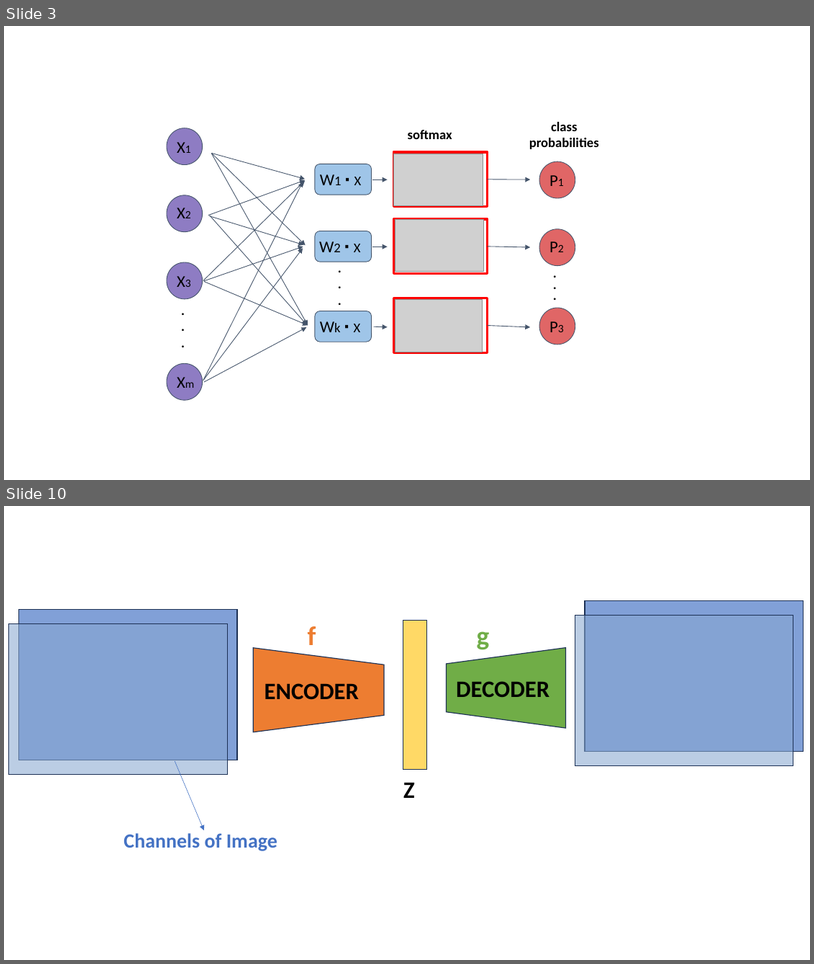
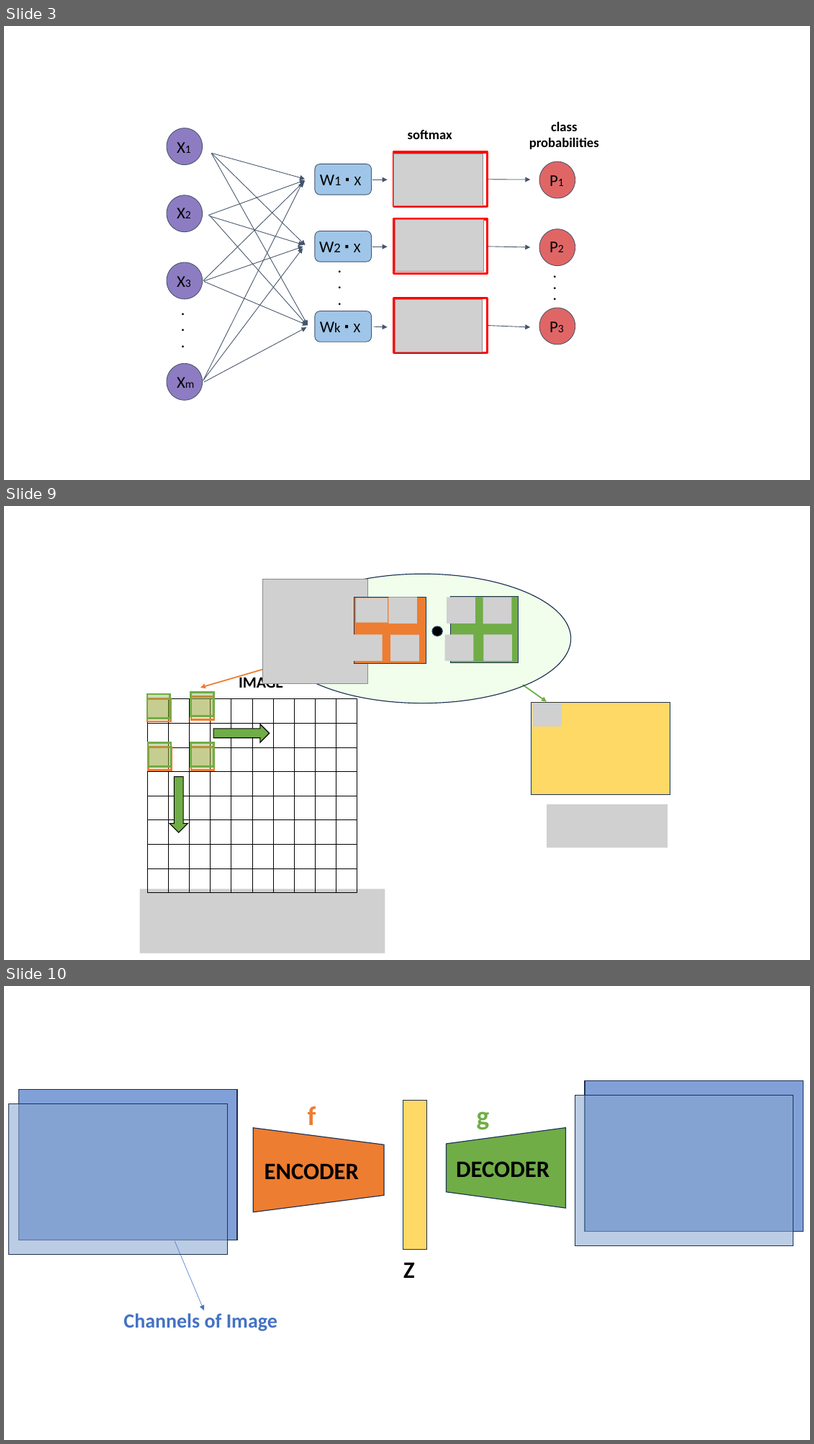
Before and after one commit to rtealwitter/deeplearning2025, a slide deck: notes/images.pptx. Shown one above the other, each under a label of ours: slides 3 and 10 before the commit, slides 3, 9 and 10 after it; the slides between them are not shown. The pictures are 814x964 and 814x1444 pixels, drawn with LibreOffice and Linux fonts; fonts in the diff are those of the drawing; grey boxes stand for pictures. Boxes give left, top, right and bottom in pixels: in the first picture for what was removed or moved away, otherwise in the second. Text is boxed around its words. In the diff, an @@ line names an element or a change of style, - is before the commit and + after.

Commit message:
forgot to add new images file

```diff
--- a/notes/images.pptx
+++ b/notes/images.pptx
@@ slide 9 added at (4,506,810,960), background #FFFFFF @@
@@ picture added at (263,579,368,684) @@
@@ ellipse added at (275,574,571,703), fill #58FC00 at 8% opacity, outline #1E3256 1 pt @@
@@ rectangle added at (354,597,426,663), fill #ED7D31, outline #1E3256 1 pt @@
@@ picture added at (356,598,388,622) @@
@@ picture added at (388,597,417,623) @@
@@ picture added at (447,597,476,623) @@
@@ rectangle added at (451,597,519,663), fill #70AD47, outline #1E3256 1 pt @@
@@ picture added at (484,597,512,624) @@
@@ picture added at (354,634,383,661) @@
@@ picture added at (391,635,419,662) @@
@@ ellipse added at (432,626,442,636), fill #000000, outline #1E3256 1 pt @@
@@ picture added at (445,634,473,661) @@
@@ picture added at (484,634,512,661) @@
@@ arrow added from (330, 650) to (201, 687), #ED7D31 1.5 pt @@
@@ text added at (239,674,283,687), 18.7 pt, text #000000, bold @@
+IMAGE
@@ table added at (147,699,359,893), 8 rows, 10 columns @@
+ |  |  |  |  |  |  |  |  | 
+ |  |  |  |  |  |  |  |  | 
+ |  |  |  |  |  |  |  |  | 
+ |  |  |  |  |  |  |  |  | 
+ |  |  |  |  |  |  |  |  | 
+ |  |  |  |  |  |  |  |  | 
+ |  |  |  |  |  |  |  |  | 
+ |  |  |  |  |  |  |  |  | 
@@ rectangle added at (147,698,170,721), fill #F7940A at 26% opacity, outline #ED7D31 2.25 pt @@
@@ rectangle added at (147,694,170,718), fill #70AD47 at 39% opacity, outline #70AD47 2.25 pt @@
@@ rectangle added at (191,697,214,720), fill #F7940A at 26% opacity, outline #ED7D31 2.25 pt @@
@@ rectangle added at (191,692,214,716), fill #70AD47 at 39% opacity, outline #70AD47 2.25 pt @@
@@ arrow added from (523, 685) to (548, 701), #70AD47 1.5 pt @@
@@ rectangle added at (532,702,671,795), fill #FFD966, outline #1E3256 1 pt @@
@@ picture added at (532,703,562,726) @@
@@ rectangle added at (148,743,171,766), fill #70AD47 at 39% opacity, outline #70AD47 2.25 pt @@
@@ rectangle added at (191,743,214,766), fill #70AD47 at 39% opacity, outline #70AD47 2.25 pt @@
@@ right arrow added at (214,723,270,742), fill #70AD47, outline #000000 1 pt @@
@@ rectangle added at (149,747,172,770), fill #F7940A at 26% opacity, outline #ED7D31 2.25 pt @@
@@ rectangle added at (191,747,214,770), fill #F7940A at 26% opacity, outline #ED7D31 2.25 pt @@
@@ right arrow added at (170,777,188,832), fill #70AD47, outline #000000 1 pt @@
@@ picture added at (548,804,669,848) @@
@@ picture added at (140,889,386,953) @@
```
Also in this commit, not shown: 6 slides changed, 1 slide removed.
